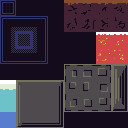
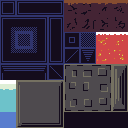
Two versions of the same layered image (128 x 128). Layer-by-layer changes:
painted on "Background" over <box>0,0,96,80</box>
painted on "Layer #1" over <box>81,33,95,47</box>
